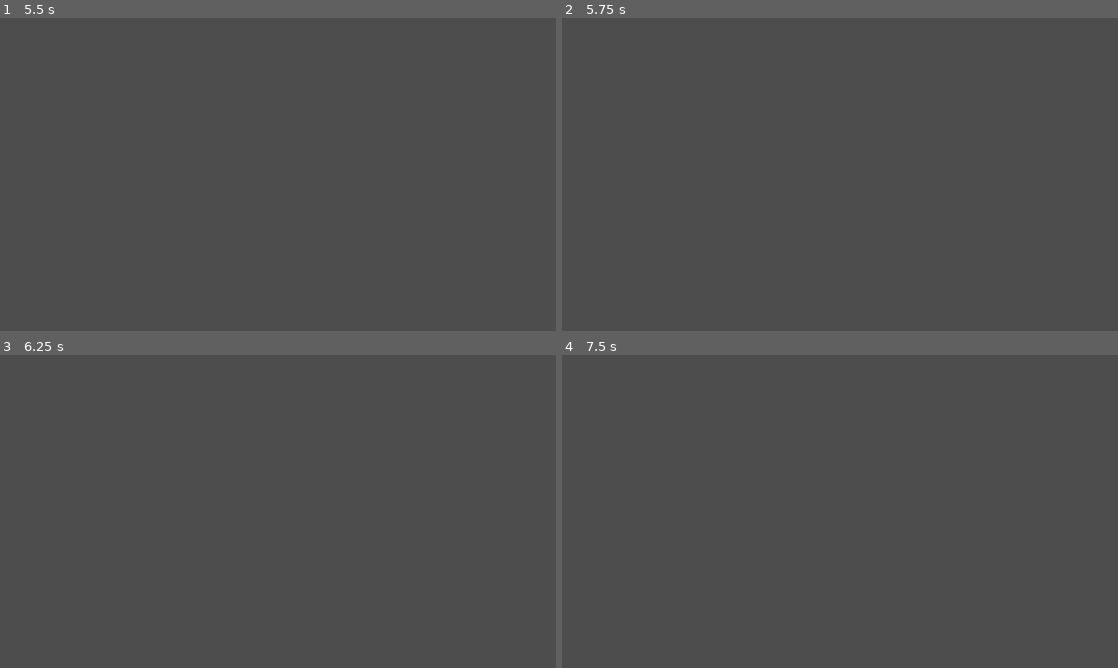
Above: before the commit, frames 1-4 (two rows, left to right).
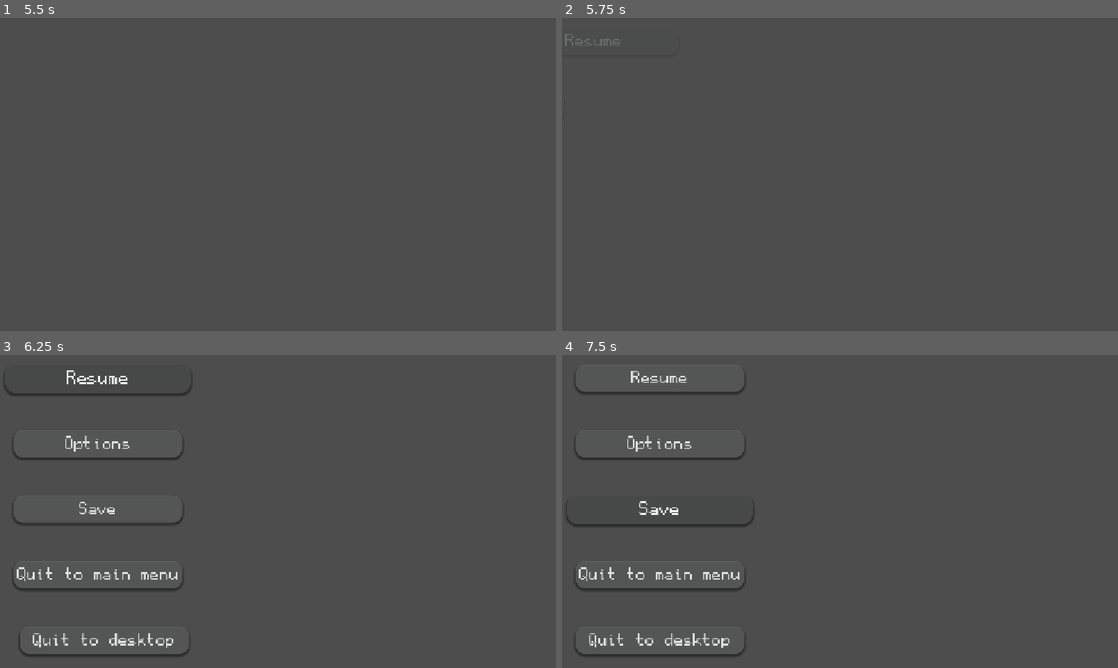
Above: after the commit, the same moments.

Repository: FastEverLast/testgame
Game: Godot game, scene res://scenes/menu/main_menu.tscn
Same seed, same stepped clock (60 frames per second), same inputs: the game is played once before the commit and once after it.
Inputs (mouse positions are in pixels of both pictures, inside the frame that each line leads up to):
- Up to frame 1 (5.5 s): click "Options" at 0.5 s; click "Start Game" at 1.25 s; tap Enter at 2, 3.5, 5 s; move the mouse to (400, 158) at 2.02 s; click (400, 158) at 2.17 s; tap Space at 2.75, 4.25 s; drag from (166, 190) to (250, 237) at 2.77 s; move the mouse to (333, 105) at 3.52 s; click (333, 105) at 3.67 s; drag from (250, 237) to (111, 127) at 4.27 s; move the mouse to (444, 221) at 5.02 s; click (444, 221) at 5.17 s
- Up to frame 2 (5.75 s): tap Escape (pause) at 5.65 s
- Up to frame 3 (6.25 s): click (100, 376) at 5.75 s, where only the run after the commit has a clickable "Resume"
- Up to frame 4 (7.5 s): click (662, 442) at 6.5 s, where only the run after the commit has a clickable "Options"; click (662, 508) at 7.25 s, where only the run after the commit has a clickable "Save"

Frame 1 is identical in both runs. In frame 2, less than 0.1% of the frame differs, in the area x 0-11%, y 5-9%; in frame 3, 2.2%, in the area x 0-35%, y 4-97%; in frame 4, 2.2%.

Commit message:
Animations

Diff:
--- a/project.godot
+++ b/project.godot
@@ -42,11 +42,16 @@
 , Object(InputEventKey,"resource_local_to_scene":false,"resource_name":"","device":-1,"window_id":0,"alt_pressed":false …(183 unchanged characters)…
 ]
 }
-jump={
+up={
 "deadzone": 0.2,
-"events": [Object(InputEventKey,"resource_local_to_scene":fa …(140 unchanged characters)… d":false,"keycode":0,"physical_keycode":4194320,"key_label":0,"unicode":0,"location":0,"echo":false,"script":null)
-, Object(InputEventKey,"resource_local_to_scene":false,"reso …(131 unchanged characters)… d":false,"keycode":0,"physical_keycode":32,"key_label":0,"unicode":32,"location":0,"echo":false,"script":null)
-, Object(InputEventKey,"resource_local_to_scene":false,"resource_name":"","device":-1,"window_id":0,"alt_pressed":false,"shift_pressed":false,"ctrl_pressed":false,"meta_pressed":false,"pressed":false,"keycode":0,"physical_keycode":87,"key_label":0,"unicode":119,"location":0,"echo":false,"script":null)
+"events": [Object(InputEventKey,"resource_local_to_scene":fa …(140 unchanged characters)… d":false,"keycode":0,"physical_keycode":87,"key_label":0,"unicode":119,"location":0,"echo":false,"script":null)
+, Object(InputEventKey,"resource_local_to_scene":false,"reso …(131 unchanged characters)… d":false,"keycode":0,"physical_keycode":4194320,"key_label":0,"unicode":0,"location":0,"echo":false,"script":null)
+]
+}
+down={
+"deadzone": 0.2,
+"events": [Object(InputEventKey,"resource_local_to_scene":false,"resource_name":"","device":-1,"window_id":0,"alt_pressed":false,"shift_pressed":false,"ctrl_pressed":false,"meta_pressed":false,"pressed":false,"keycode":0,"physical_keycode":4194322,"key_label":0,"unicode":0,"location":0,"echo":false,"script":null)
+, Object(InputEventKey,"resource_local_to_scene":false,"resource_name":"","device":-1,"window_id":0,"alt_pressed":false,"shift_pressed":false,"ctrl_pressed":false,"meta_pressed":false,"pressed":false,"keycode":0,"physical_keycode":83,"key_label":0,"unicode":115,"location":0,"echo":false,"script":null)
 ]
 }
 pause={
--- a/scenes/menu/main_menu.gd
+++ b/scenes/menu/main_menu.gd
@@ -12,7 +12,7 @@
 
 
 func _on_start_game_pressed() -> void:
-	get_tree().change_scene_to_file("res://scenes/levels/level1.tscn")
+	get_tree().change_scene_to_file("res://scenes/menu/pause_menu.tscn")
 
 
 func _on_options_pressed() -> void:
--- /dev/null
+++ b/scenes/menu/pause_menu.gd
@@ -0,0 +1,54 @@
+extends Control
+
+const CLOSED_OFFSET := Vector2(-500, 0) # offscreen left
+const SLIDE_TIME := 0.4
+const STAGGER := 0.06
+
+@onready var panel_container: PanelContainer = $PanelContainer
+@onready var v_box_container: VBoxContainer = $PanelContainer/VBoxContainer
+
+var _buttons: Array[AnimatedButton] = []
+var _tween: Tween = null
+var _open := false
+
+func _ready() -> void:
+	for child in v_box_container.get_children():
+		if child is AnimatedButton:
+			_buttons.append(child)
+	_reset()
+
+
+func _unhandled_input(event: InputEvent) -> void:
+	if event.is_action_pressed(&"pause"):
+		_toggle(not _open)
+
+
+func _toggle(should_open: bool) -> void:
+	_open = should_open
+	if should_open:
+		panel_container.visible = true # must be visible before anim starts
+
+	if _tween and _tween.is_valid():
+		_tween.kill()
+	_tween = create_tween().set_parallel()
+
+	var count := _buttons.size()
+	for i in count:
+		var step := i if should_open else count - 1 - i # reversed stagger when closing
+		var target := Vector2.ZERO if should_open else CLOSED_OFFSET
+		var ease_type := Tween.EASE_OUT if should_open else Tween.EASE_IN
+		_tween.tween_property(_buttons[i], ^"offset_transform_position", target, SLIDE_TIME) \
+		.set_delay(step * STAGGER).set_trans(Tween.TRANS_BACK).set_ease(ease_type) # offset transform so vbox layout stays intact
+
+	_tween.tween_property(panel_container, ^"modulate", Color.WHITE if should_open else Color.TRANSPARENT, SLIDE_TIME)
+
+	if !should_open:
+		_tween.chain().tween_callback(func() -> void: panel_container.visible = false) # hide only after every slide finishes
+
+
+func _reset() -> void:
+	panel_container.visible = false
+	panel_container.modulate = Color.TRANSPARENT
+	_open = false
+	for button in _buttons:
+		button.offset_transform_position = CLOSED_OFFSET
--- /dev/null
+++ b/scenes/menu/pause_menu.tscn
@@ -0,0 +1,134 @@
+[gd_scene format=3 uid="uid://2sfre1mijbbj"]
+
+[ext_resource type="FontFile" uid="uid://3oubag611cju" path="res://assets/font/pixelfont_regular.ttf" id="1_n54lc"]
+[ext_resource type="Script" uid="uid://bjhth01f1r0gf" path="res://scenes/menu/pause_menu.gd" id="1_xtxec"]
+[ext_resource type="Script" uid="uid://blehutmoajbgs" path="res://scenes/menu/animated_button.gd" id="2_ux7g8"]
+
+[sub_resource type="StyleBoxEmpty" id="StyleBoxEmpty_khqvw"]
+
+[sub_resource type="StyleBoxFlat" id="StyleBoxFlat_msl3b"]
+bg_color = Color(0.48235294, 0.49803922, 0.4862745, 0.5058824)
+corner_radius_top_left = 20
+corner_radius_top_right = 20
+corner_radius_bottom_right = 20
+corner_radius_bottom_left = 20
+shadow_color = Color(0, 0, 0, 0.41568628)
+shadow_size = 5
+shadow_offset = Vector2(0, 3.6)
+
+[sub_resource type="StyleBoxFlat" id="StyleBoxFlat_2yk66"]
+bg_color = Color(0.16862746, 0.1764706, 0.16862746, 0.654902)
+corner_radius_top_left = 20
+corner_radius_top_right = 20
+corner_radius_bottom_right = 20
+corner_radius_bottom_left = 20
+shadow_color = Color(0, 0, 0, 0.41568628)
+shadow_size = 5
+shadow_offset = Vector2(0, 3.6)
+
+[sub_resource type="StyleBoxFlat" id="StyleBoxFlat_mb26x"]
+bg_color = Color(0.38039216, 0.39607844, 0.38431373, 0.5058824)
+corner_radius_top_left = 20
+corner_radius_top_right = 20
+corner_radius_bottom_right = 20
+corner_radius_bottom_left = 20
+shadow_color = Color(0, 0, 0, 0.41568628)
+shadow_size = 5
+shadow_offset = Vector2(0, 3.6)
+
+[node name="PauseMenu" type="Control" unique_id=1157975477]
+layout_mode = 3
+anchors_preset = 15
+anchor_right = 1.0
+anchor_bottom = 1.0
+grow_horizontal = 2
+grow_vertical = 2
+script = ExtResource("1_xtxec")
+
+[node name="PanelContainer" type="PanelContainer" parent="." unique_id=853871665]
+layout_mode = 1
+anchors_preset = 9
+anchor_bottom = 1.0
+offset_left = 28.0
+offset_top = 20.0
+offset_right = 378.0
+offset_bottom = -29.0
+grow_vertical = 2
+offset_transform_enabled = true
+theme_override_styles/panel = SubResource("StyleBoxEmpty_khqvw")
+metadata/_tc_offline_added = true
+
+[node name="VBoxContainer" type="VBoxContainer" parent="PanelContainer" unique_id=1876980088]
+layout_mode = 2
+theme_override_constants/separation = 79
+metadata/_tc_offline_added = true
+
+[node name="Resume" type="Button" parent="PanelContainer/VBoxContainer" unique_id=1651268141]
+layout_mode = 2
+size_flags_vertical = 3
+size_flags_stretch_ratio = 12.0
+theme_override_constants/h_separation = 4
+theme_override_fonts/font = ExtResource("1_n54lc")
+theme_override_font_sizes/font_size = 36
+theme_override_styles/normal = SubResource("StyleBoxFlat_msl3b")
+theme_override_styles/pressed = SubResource("StyleBoxFlat_2yk66")
+theme_override_styles/hover = SubResource("StyleBoxFlat_mb26x")
+text = "Resume"
+script = ExtResource("2_ux7g8")
+metadata/_tc_offline_added = true
+
+[node name="Options" type="Button" parent="PanelContainer/VBoxContainer" unique_id=2082928763]
+layout_mode = 2
+size_flags_vertical = 3
+size_flags_stretch_ratio = 12.0
+theme_override_constants/h_separation = 4
+theme_override_fonts/font = ExtResource("1_n54lc")
+theme_override_font_sizes/font_size = 36
+theme_override_styles/normal = SubResource("StyleBoxFlat_msl3b")
+theme_override_styles/pressed = SubResource("StyleBoxFlat_2yk66")
+theme_override_styles/hover = SubResource("StyleBoxFlat_mb26x")
+text = "Options"
+script = ExtResource("2_ux7g8")
+metadata/_tc_offline_added = true
+
+[node name="Save" type="Button" parent="PanelContainer/VBoxContainer" unique_id=485567708]
+layout_mode = 2
+size_flags_vertical = 3
+size_flags_stretch_ratio = 12.0
+theme_override_constants/h_separation = 4
+theme_override_fonts/font = ExtResource("1_n54lc")
+theme_override_font_sizes/font_size = 36
+theme_override_styles/normal = SubResource("StyleBoxFlat_msl3b")
+theme_override_styles/pressed = SubResource("StyleBoxFlat_2yk66")
+theme_override_styles/hover = SubResource("StyleBoxFlat_mb26x")
+text = "Save"
+script = ExtResource("2_ux7g8")
+metadata/_tc_offline_added = true
+
+[node name="QuitToMainMenu" type="Button" parent="PanelContainer/VBoxContainer" unique_id=402720635]
+layout_mode = 2
+size_flags_vertical = 3
+size_flags_stretch_ratio = 12.0
+theme_override_constants/h_separation = 4
+theme_override_fonts/font = ExtResource("1_n54lc")
+theme_override_font_sizes/font_size = 36
+theme_override_styles/normal = SubResource("StyleBoxFlat_msl3b")
+theme_override_styles/pressed = SubResource("StyleBoxFlat_2yk66")
+theme_override_styles/hover = SubResource("StyleBoxFlat_mb26x")
+text = "Quit to main menu"
+script = ExtResource("2_ux7g8")
+metadata/_tc_offline_added = true
+
+[node name="QuitToDesktop" type="Button" parent="PanelContainer/VBoxContainer" unique_id=417198347]
+layout_mode = 2
+size_flags_vertical = 3
+size_flags_stretch_ratio = 12.0
+theme_override_constants/h_separation = 4
+theme_override_fonts/font = ExtResource("1_n54lc")
+theme_override_font_sizes/font_size = 36
+theme_override_styles/normal = SubResource("StyleBoxFlat_msl3b")
+theme_override_styles/pressed = SubResource("StyleBoxFlat_2yk66")
+theme_override_styles/hover = SubResource("StyleBoxFlat_mb26x")
+text = "Quit to desktop"
+script = ExtResource("2_ux7g8")
+metadata/_tc_offline_added = true
Not shown, added: scenes/menu/pause_menu.gd.uid
